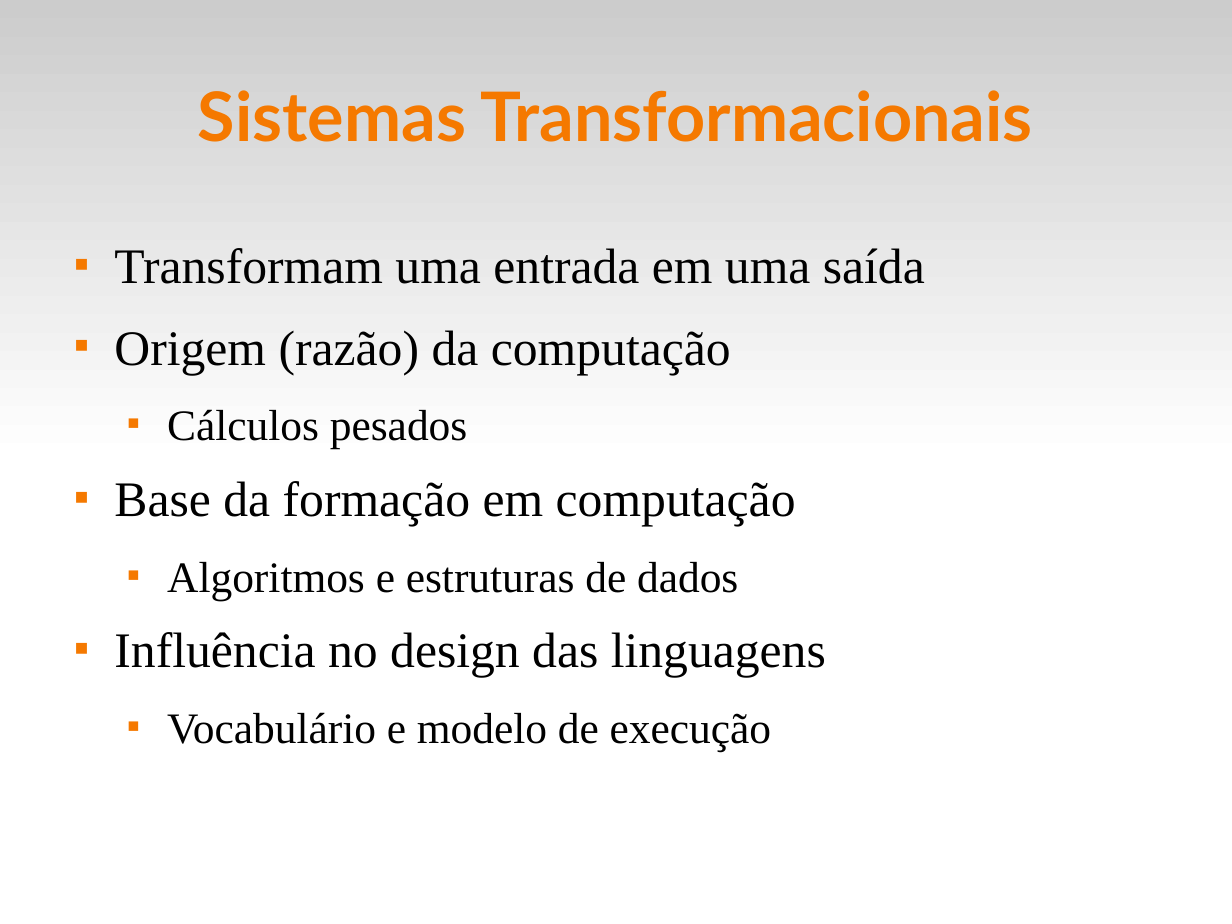
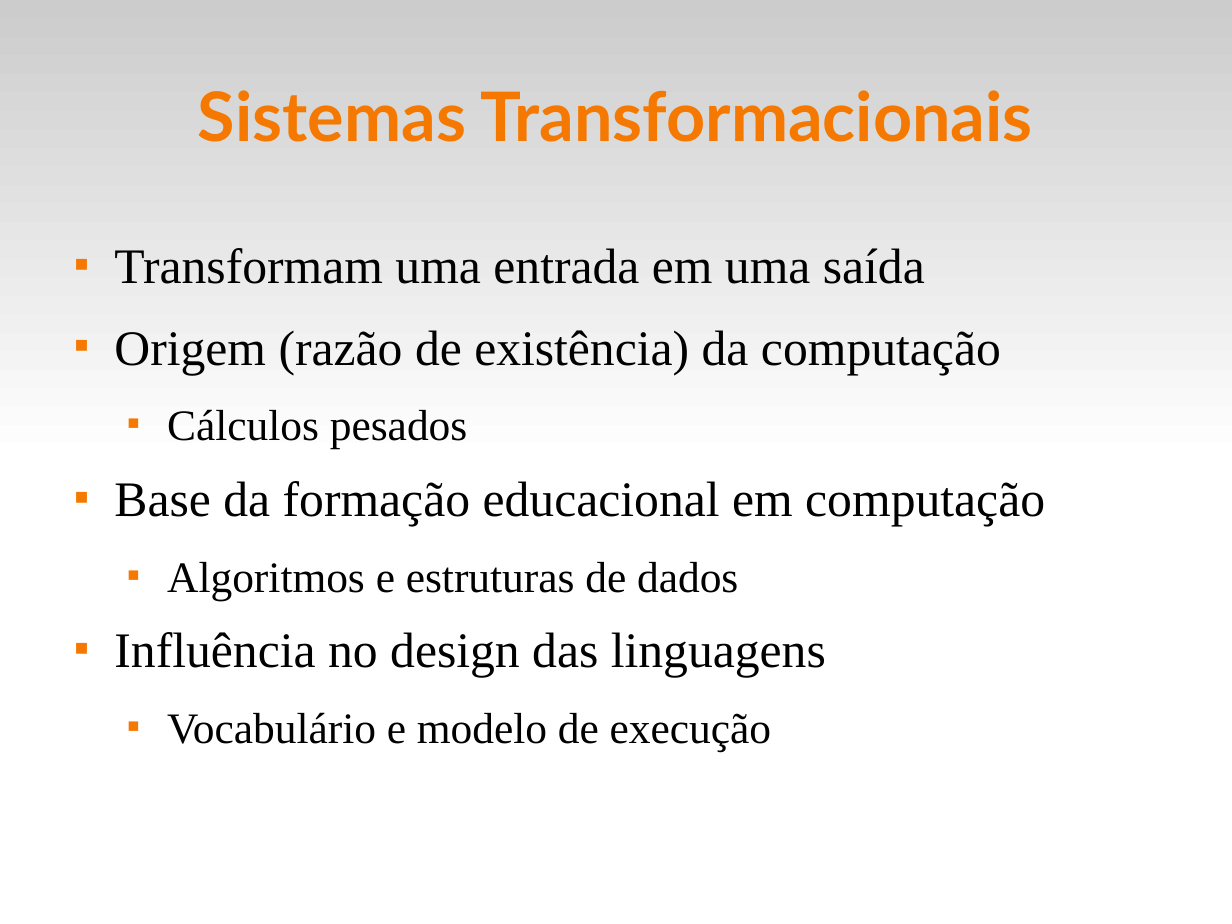
Before and after one commit to fsantanna-no/ceu-docs, a slide deck: slide 3 of ceu_ime.odp. Drawn at 1232x924 pixels with LibreOffice and Linux fonts; fonts in the diff are those of the drawing. Boxes give left, top, right and bottom in pixels: in the first picture for what was removed or moved away, otherwise in the second. Text is boxed around its words. In the diff, an @@ line names an element or a change of style, - is before the commit and + after.

```diff
--- a/ceu_ime.odp
+++ b/ceu_ime.odp
@@ text at (x1=114, y1=330, x2=1001, y2=375): text changed @@
-■ Origem (razão) da computação
+■ Origem (razão de existência) da computação
@@ text at (x1=114, y1=481, x2=1045, y2=526): text changed @@
-■ Base da formação em computação
+■ Base da formação educacional em computação
```
Also in this commit, not shown: 4 other slides changed, 1 slide added, 1 other file.
